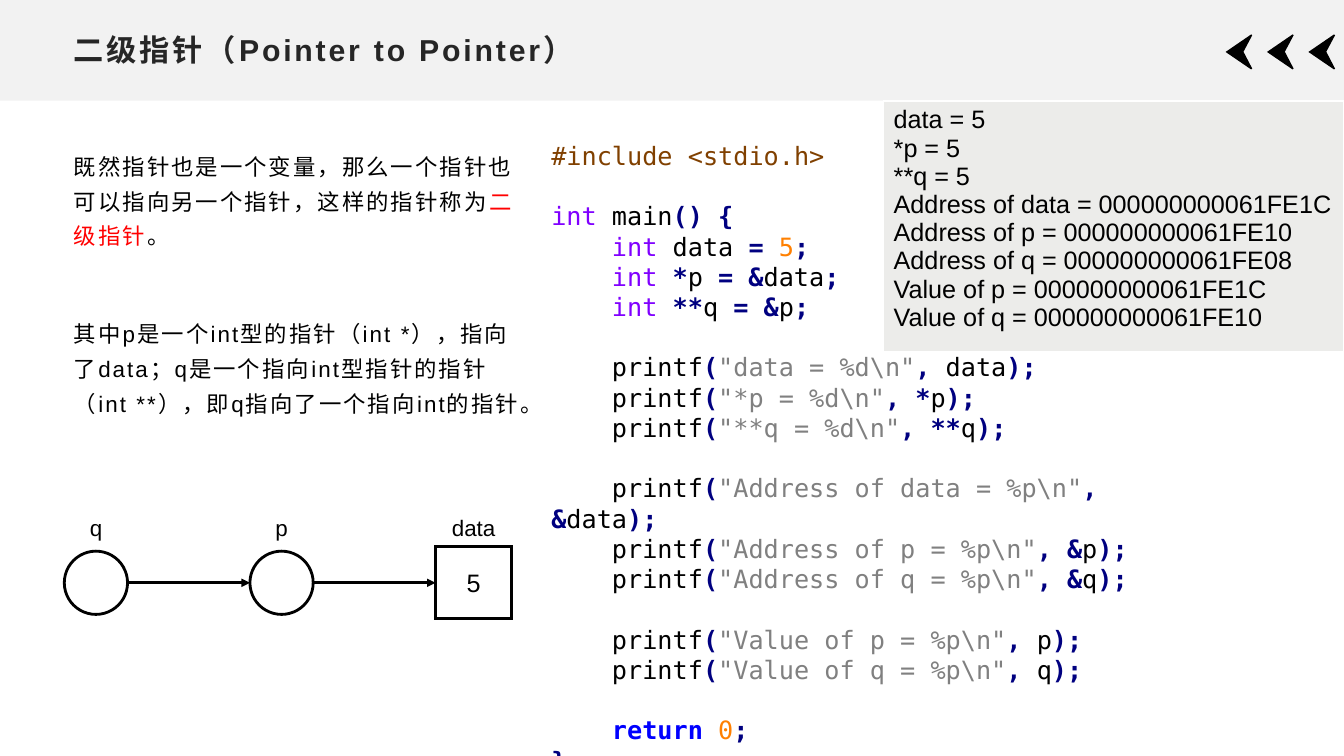
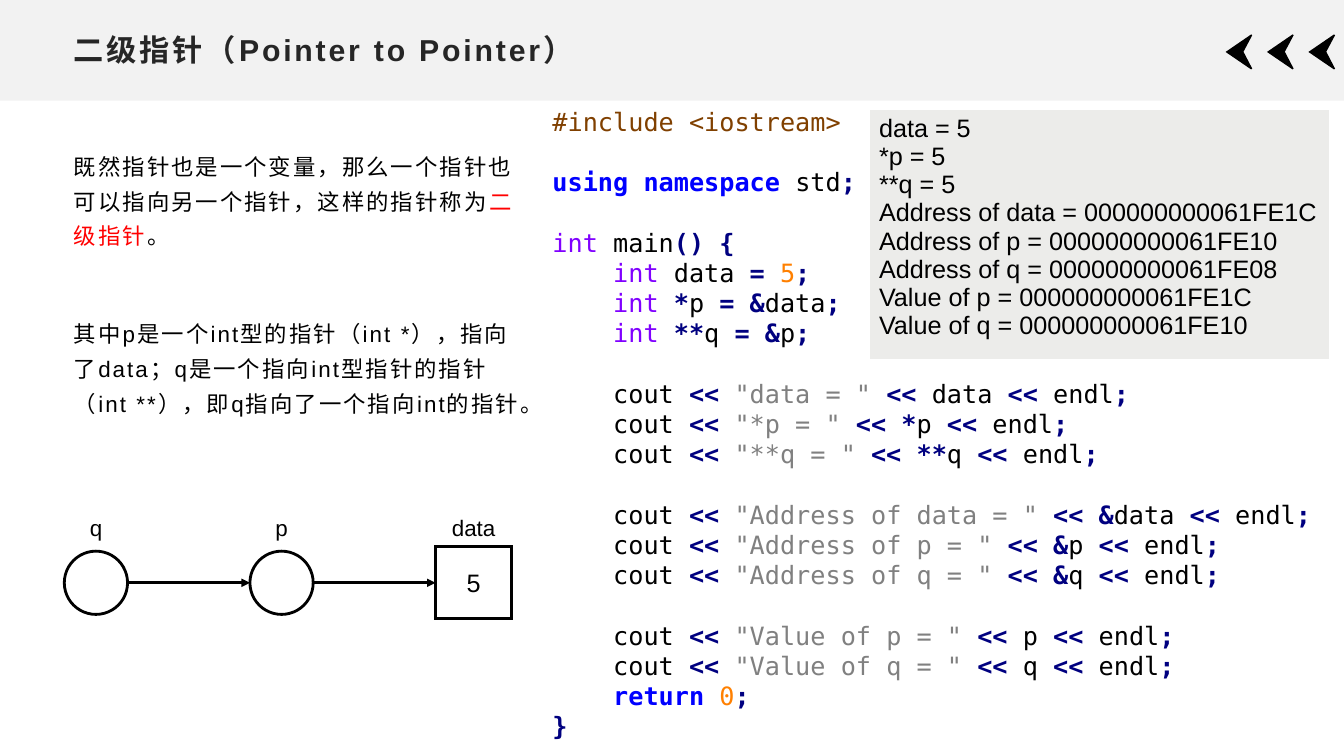
Before and after one commit to xdai02/C_Plus_Plus, a slide deck: slide 22 of slides/Chapter7.pptx. Drawn at 1344x756 pixels with LibreOffice and Linux fonts; fonts in the diff are those of the drawing. Boxes give left, top, right and bottom in pixels: in the first picture for what was removed or moved away, otherwise in the second. Text is boxed around its words. In the diff, an @@ line names an element or a change of style, - is before the commit and + after.

```diff
--- a/slides/Chapter7.pptx
+++ b/slides/Chapter7.pptx
@@ text "#include <iostream>": place and size @@
-text "#include <iostream>" at box(551, 145, 1128, 743)
+text "#include <iostream>" at box(552, 111, 1311, 709)
@@ text at box(552, 111, 856, 197): text changed @@
-#include <stdio.h>
+#include <iostream>
+using namespace std;
@@ table: place and size @@
-table at box(884, 101, 1344, 353)
+table at box(869, 109, 1330, 361)
@@ text at box(613, 383, 1311, 681): text changed @@
-printf("data = %d\n", data);
-printf("*p = %d\n", *p);
-printf("**q = %d\n", **q);
-printf("Address of data = %p\n", &data);
-printf("Address of p = %p\n", &p);
-printf("Address of q = %p\n", &q);
-printf("Value of p = %p\n", p);
-printf("Value of q = %p\n", q);
+cout << "data = " << data << endl;
+cout << "*p = " << *p << endl;
+cout << "**q = " << **q << endl;
+cout << "Address of data = " << &data << endl;
+cout << "Address of p = " << &p << endl;
+cout << "Address of q = " << &q << endl;
+cout << "Value of p = " << p << endl;
+cout << "Value of q = " << q << endl;
```
Also in this commit, not shown: 16 other slides changed, 4 slides added, 2 other files.
